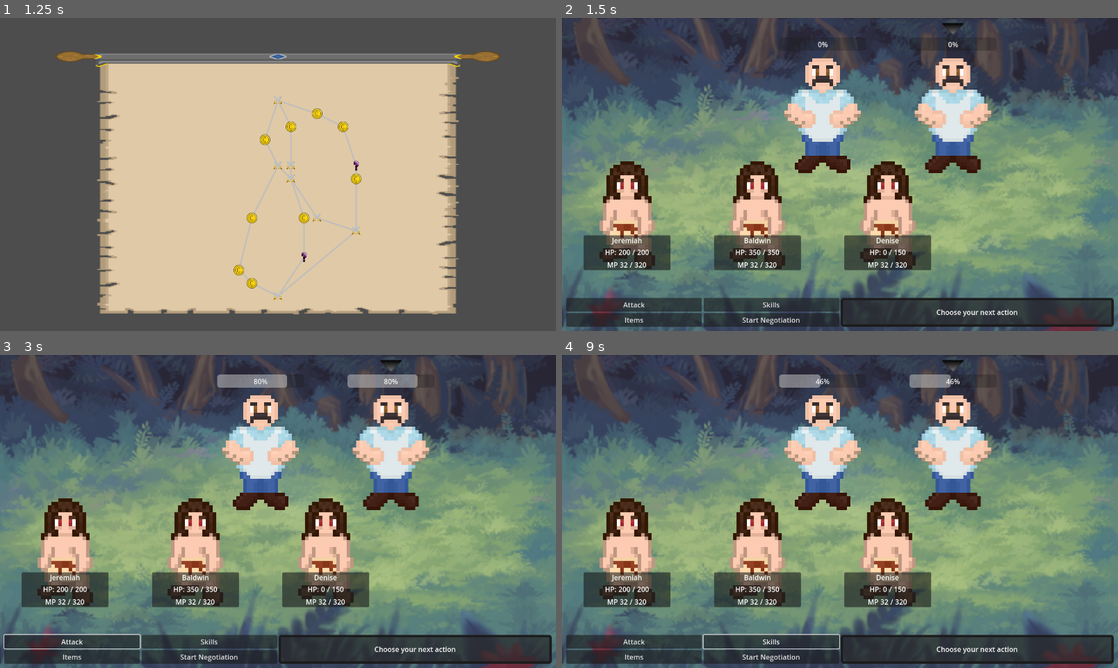
Above: before the commit, frames 1-4 (two rows, left to right).
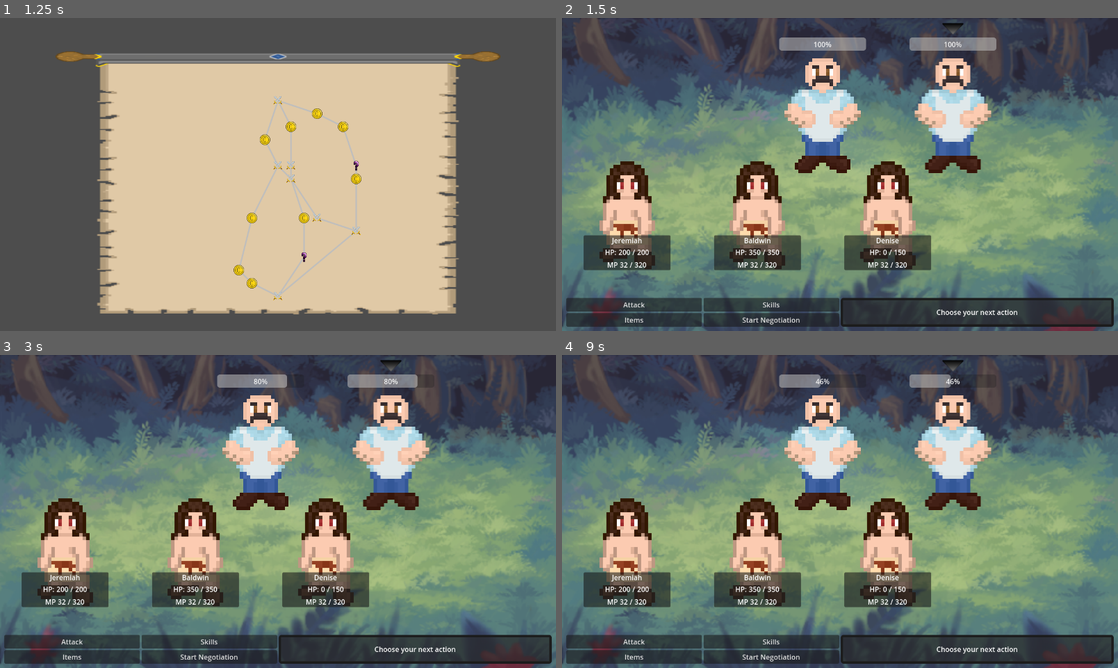
Above: after the commit, the same moments.

Repository: Willi-bot/GameProject
Game: Godot game, scene res://scenes/main_menu/main_menu.tscn
Two runs of this game, one before a commit and one after it. Both use one fixed random seed, a clock stepped at 60 frames per second and the inputs below.
Inputs (mouse positions are in pixels of both pictures, inside the frame that each line leads up to):
- Up to frame 1 (1.25 s): click "New Game" at 0.5 s
- Up to frame 2 (1.5 s): click (840, 99) at 1.27 s
- Up to frame 3 (3 s): click "Attack" at 2 s; click (389, 452) at 2.77 s
- Up to frame 4 (9 s): click "Start Negotiation" at 3.5 s; click "Start Negotiation" at 4.25 s; click "Items" at 5 s; click "Skills" at 5.75 s; click "Attack" at 6.5 s; click "Items" at 7.25 s; click "Skills" at 8 s; click (951, 452) at 8.77 s

Frame 1 is identical in both runs. In frame 2, 1.3% of the frame differs, in the area x 39-79%, y 6-11%; in frame 3, 0.2%; in frame 4, 0.2%.
Error before the commit: Invalid assignment of property or key 'shape' with value of type 'RectangleShape2D' on a base object of type 'null instance'. (res://scenes/entities/enemy_enti…

Commit message:
Fix Target Icon functionality

Diff:
--- a/gameproject/scenes/battle/battle_manager.gd
+++ b/gameproject/scenes/battle/battle_manager.gd
@@ -28,20 +28,17 @@
 	var enemy_data = get_enemy_data()
 	var char_pos = Vector2(900, 225)
 	for enemy_character in enemy_data:
-		add_char_to_battle(enemy_character, BaseEntity.EntityType.ENEMY, char_pos)
+		var character = add_char_to_battle(enemy_character, BaseEntity.EntityType.ENEMY, char_pos)
 		char_pos.x -= 300
+		enemy_battlers.append(character)
 
 	# load player data from globals or sth
 	var player_data = get_player_data()
 	char_pos = Vector2(150, 450)
 	for player_character in player_data:
-		add_char_to_battle(player_character, BaseEntity.EntityType.PLAYER, char_pos)
+		var character = add_char_to_battle(player_character, BaseEntity.EntityType.PLAYER, char_pos)
 		char_pos.x += 300
-
-
-	# load battle order and ready buttons
-	player_battlers = get_tree().get_nodes_in_group("PlayerEntity")
-	enemy_battlers = get_tree().get_nodes_in_group("EnemyEntity")
+		player_battlers.append(character)
 
 	all_battlers.append_array(player_battlers)
 	all_battlers.append_array(enemy_battlers)
@@ -65,7 +62,7 @@
 	# position target cursor
 	var target_position = enemy_battlers[selected_target].position
 	target_icon.position = target_position
-	target_icon.position.y -= enemy_battlers[selected_target].get_node("Sprite").texture.get_height() / 1.15
+	target_icon.position.y -= enemy_battlers[selected_target].get_node("Sprite").texture_normal.get_height() / 1.15
 	target_icon.position.x -= target_icon.size.x
 
 
@@ -103,7 +100,7 @@
 	return enemy_data
 
 
-func add_char_to_battle(character, type, pos) -> void:
+func add_char_to_battle(character, type, pos) -> Node2D:
 	var instance = null
 
 	if type == BaseEntity.EntityType.PLAYER:
@@ -126,11 +123,18 @@
 
 	add_child(instance)
 
+	return instance
 
 
 func _perform_attack() -> void:
 	var target = enemy_battlers[selected_target]
+	print(enemy_battlers)
 	current_turn.entity.start_attacking(target)
+	print("Enemies damaged")
+	for e in enemy_battlers:
+		print(e.list_id)
+		print(e.entity.current_hp)
+		print(e.entity.max_hp)
 
 
 func _choose_skill() -> void:
@@ -148,11 +152,8 @@
 	# position target cursor
 	var target_position = enemy_battlers[selected_target].position
 	target_icon.position = target_position
-	target_icon.position.y -= enemy_battlers[selected_target].get_node("Sprite").texture.get_height() / 1.15
+	target_icon.position.y -= enemy_battlers[selected_target].get_node("Sprite").texture_normal.get_height() / 1.15
 	target_icon.position.x -= target_icon.size.x
-
-	print(selected_target)
-	print("We did something")
 
 
 func _choose_neg_target() -> void:
--- a/gameproject/scenes/entities/base_entity.gd
+++ b/gameproject/scenes/entities/base_entity.gd
@@ -23,6 +23,5 @@
 
 
 func be_damaged(amount : int) -> void:
-
 	current_hp = max(0, current_hp - amount)
 	health_changed.emit()
--- a/gameproject/scenes/entities/enemy_entity.gd
+++ b/gameproject/scenes/entities/enemy_entity.gd
@@ -3,9 +3,7 @@
 @export var entity : BaseEntity
 
 @onready var health_bar: ProgressBar = $HealthBar
-@onready var sprite: Sprite2D = $Sprite
-@onready var target_area: Area2D = $TargetArea
-@onready var collision_box: CollisionShape2D = $TargetArea/CollisionBox
+@onready var sprite: TextureButton = $Sprite
 
 @export var list_id: int
 
@@ -16,13 +14,6 @@
 func _ready() -> void:
 	entity.current_hp = entity.max_hp
 	entity.health_changed.connect(_update_health_bar)
-
-	var sprite_size = sprite.texture.get_size()
-	var rect = RectangleShape2D.new()
-	rect.extents = sprite_size
-
-	collision_box.shape = rect
-	target_area.mouse_entered.connect(_mouse_entered)
 
 	_update_health_bar()
 
@@ -39,7 +30,5 @@
 	health_bar.value = entity.current_hp
 
 
-func _mouse_entered() -> void:
-	print("Mouse entered")
-	print(list_id)
+func _on_sprite_pressed() -> void:
 	target_enemy.emit(list_id)
--- a/gameproject/scenes/entities/enemy_entity.tscn
+++ b/gameproject/scenes/entities/enemy_entity.tscn
@@ -13,20 +13,23 @@
 damage = 0
 agility = 0
 
-[sub_resource type="RectangleShape2D" id="RectangleShape2D_j5ex3"]
-
 [node name="EnemyEntity" type="Node2D" groups=["EnemyEntity"]]
 script = ExtResource("1_nhv1i")
 entity = SubResource("Resource_efdqj")
 
-[node name="Sprite" type="Sprite2D" parent="."]
-texture = ExtResource("2_5bq6k")
-
-[node name="TargetArea" type="Area2D" parent="Sprite"]
-
-[node name="CollisionBox" type="CollisionShape2D" parent="Sprite/TargetArea"]
-shape = SubResource("RectangleShape2D_j5ex3")
-debug_color = Color(0.264057, 0.35831, 0.975623, 0.42)
+[node name="Sprite" type="TextureButton" parent="."]
+anchors_preset = 8
+anchor_left = 0.5
+anchor_top = 0.5
+anchor_right = 0.5
+anchor_bottom = 0.5
+offset_left = -96.0
+offset_top = -132.0
+offset_right = 96.0
+offset_bottom = 132.0
+grow_horizontal = 2
+grow_vertical = 2
+texture_normal = ExtResource("2_5bq6k")
 
 [node name="HealthBar" type="ProgressBar" parent="."]
 custom_minimum_size = Vector2(200, 0)
@@ -34,3 +37,5 @@
 offset_top = -180.0
 offset_right = 100.0
 offset_bottom = -150.0
+
+[connection signal="pressed" from="Sprite" to="." method="_on_sprite_pressed"]
Not shown: 1 places in gameproject/scenes/entities/enemy_entity.tscn that only renumber resources
